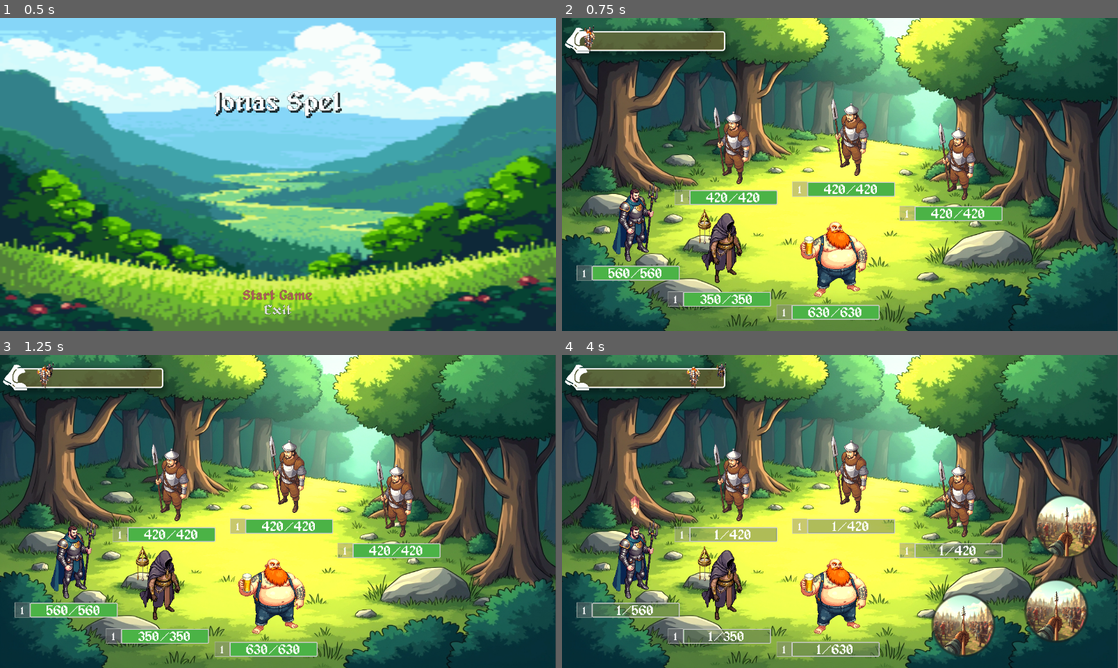
Above: before the commit, frames 1-4 (two rows, left to right).
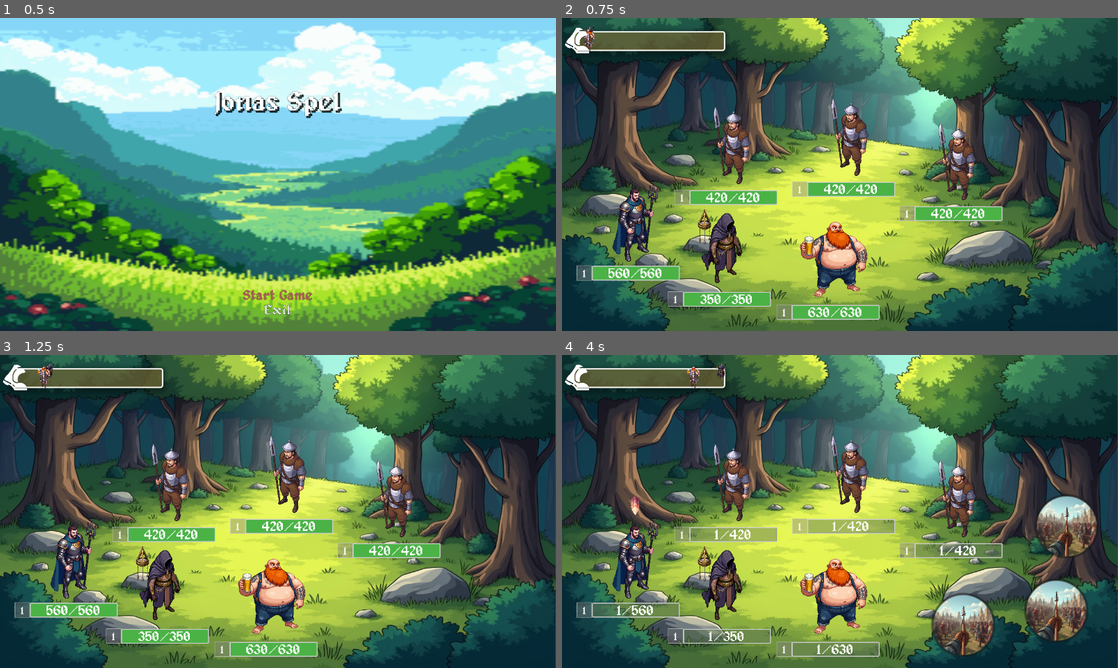
Above: after the commit, the same moments.

Repository: Pensho/Champ_Collector_2
Game: Godot game, scene res://Scenes/main.tscn
Same seed, same stepped clock (60 frames per second), same inputs: the game is played once before the commit and once after it.
Inputs (mouse positions are in pixels of both pictures, inside the frame that each line leads up to):
- Up to frame 1 (0.5 s): no input
- Up to frame 2 (0.75 s): click "Start Game" at 0.5 s
- Up to frame 3 (1.25 s): no input
- Up to frame 4 (4 s): click (634, 558) at 1.27 s; hold M 2.03-2.78 s; hold A 2.78-3.53 s; tap M at 2.85 s; hold M from 3.53 s (still down)

Frame 1 is identical in both runs. In frame 2, 41% of the frame differs, in the area x 4-99%, y 0-98%; in frame 3, 41%; in frame 4, 43%, in the area x 6-99%, y 0-98%.

Commit message:
Basic lighting demo
Added a video to show the normal map lighting effects, not very visible yet.

Diff:
--- a/Scenes/battle.tscn
+++ b/Scenes/battle.tscn
@@ -64,8 +64,8 @@
 expand_mode = 1
 
 [node name="PointLight2D" type="PointLight2D" parent="."]
-position = Vector2(801, -60.0001)
-scale = Vector2(19.1288, 19.1288)
+position = Vector2(919.25, 142.75)
+scale = Vector2(2.222, 2.222)
 color = Color(0.721569, 0.627451, 0.180392, 0.298039)
 energy = 2.31
 texture = ExtResource("6_lrv64")
Not shown, added: Progress_Images/Normal_Map_Lighting.mp4
